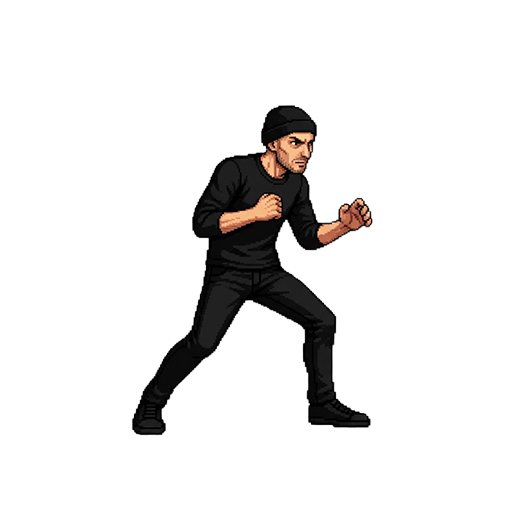
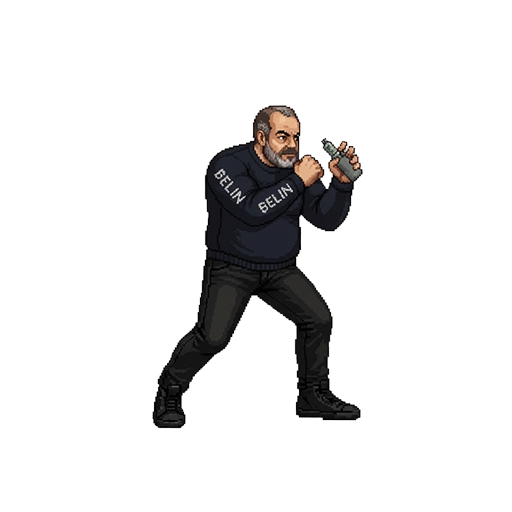
Layer changes from the first 512×512 image to the second:
hid group "PEPPO" (1 layers) over [131, 105, 373, 436]
showed group "MORI" (2 layers) over [147, 105, 364, 430]
added layer "mori-2" in group "MORI" over [151, 105, 364, 429]
